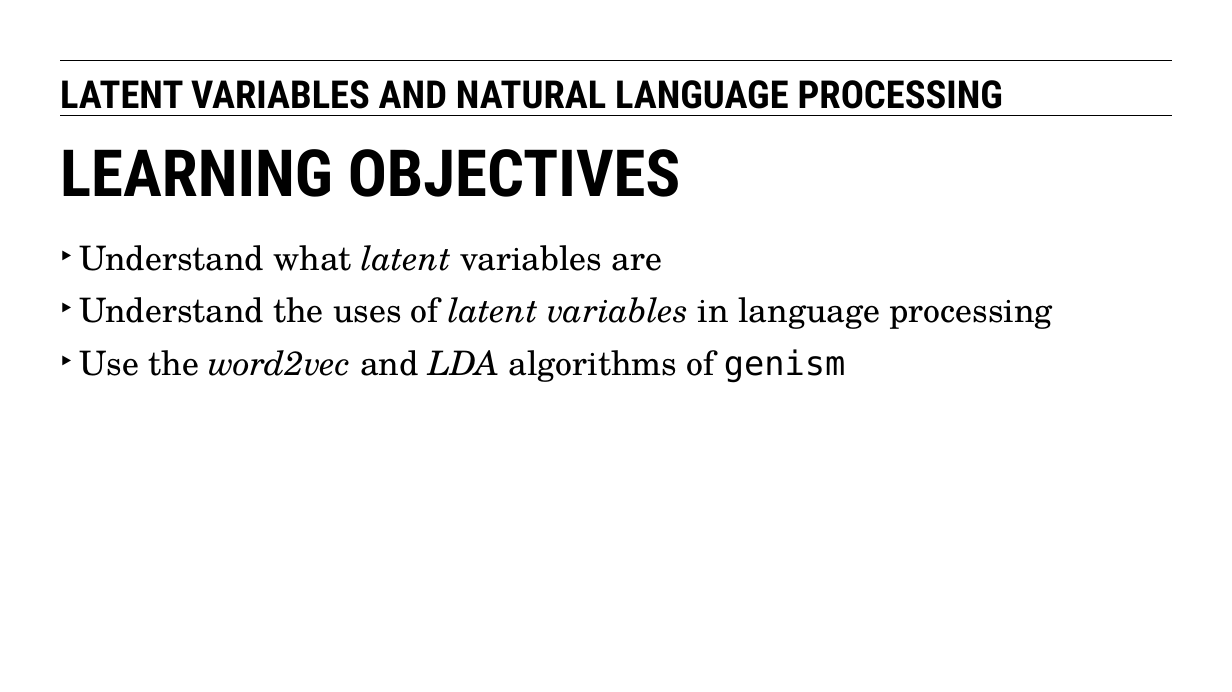
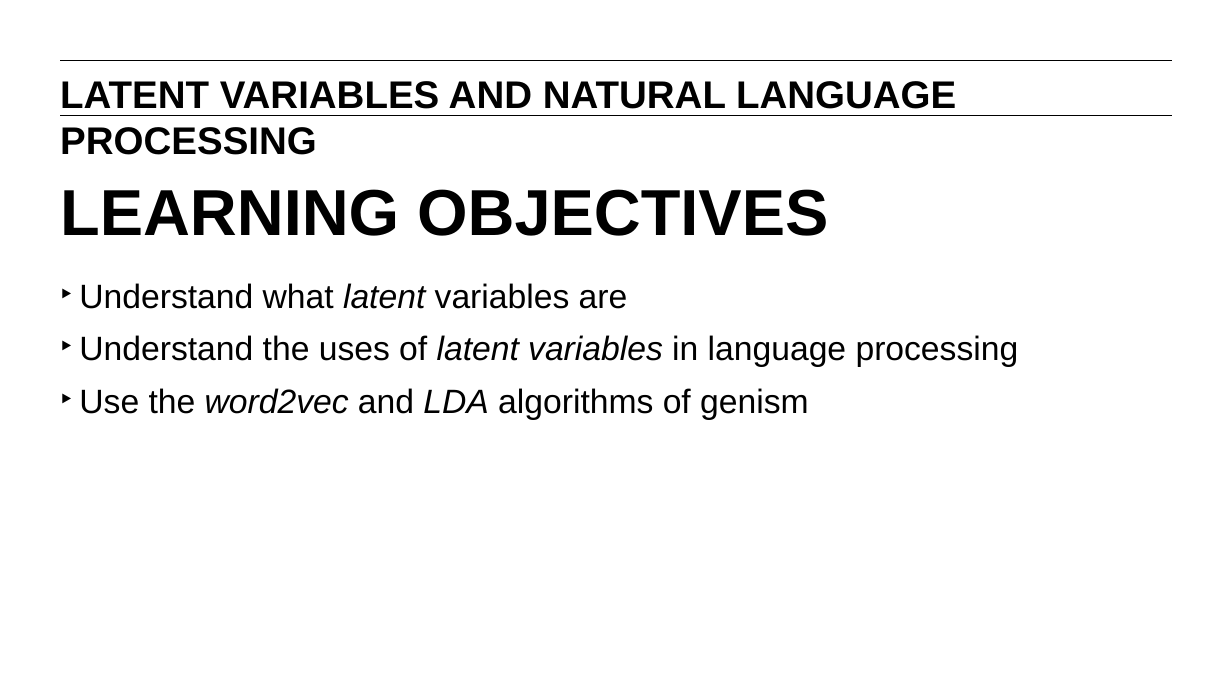
Before and after one commit to matanefron/data-sets, a slide deck: slide 2 of lessons/lesson-12/12-latent-variables-and-natural-language-processing.pptx (slide 5 before the commit). Drawn at 1232x692 pixels with LibreOffice and Linux fonts; fonts in the diff are those of the drawing. Boxes give left, top, right and bottom in pixels: in the first picture for what was removed or moved away, otherwise in the second. Text is boxed around its words. In the diff, an @@ line names an element or a change of style, - is before the commit and + after.

```diff
--- a/lessons/lesson-12/12-latent-variables-and-natural-language-processing.pptx
+++ b/lessons/lesson-12/12-latent-variables-and-natural-language-processing.pptx
@@ text "LATENT VARIABLES AND NATURAL LANGUAGE ..." at (60,81,956,155): font Roboto Condensed to Arial @@
@@ title "LEARNING OBJECTIVES" at (60,189,828,236): font Roboto Condensed to Arial @@
@@ title "LEARNING OBJECTIVES": place and size @@
-title "LEARNING OBJECTIVES" at (60,149,681,197)
+title "LEARNING OBJECTIVES" at (60,189,828,236)
@@ text "Understand what latent variables are": place and size @@
-text "Understand what latent variables are" at (79,245,1053,382)
+text "Understand what latent variables are" at (79,283,1019,420)
@@ text "Understand what latent variables are" at (79,283,1019,420): font TeX Gyre Schola to Arial; font DejaVu Sans Mono to Arial in "genism" @@
```
Also in this commit, not shown: 11 other slides changed, 4 slides removed.
